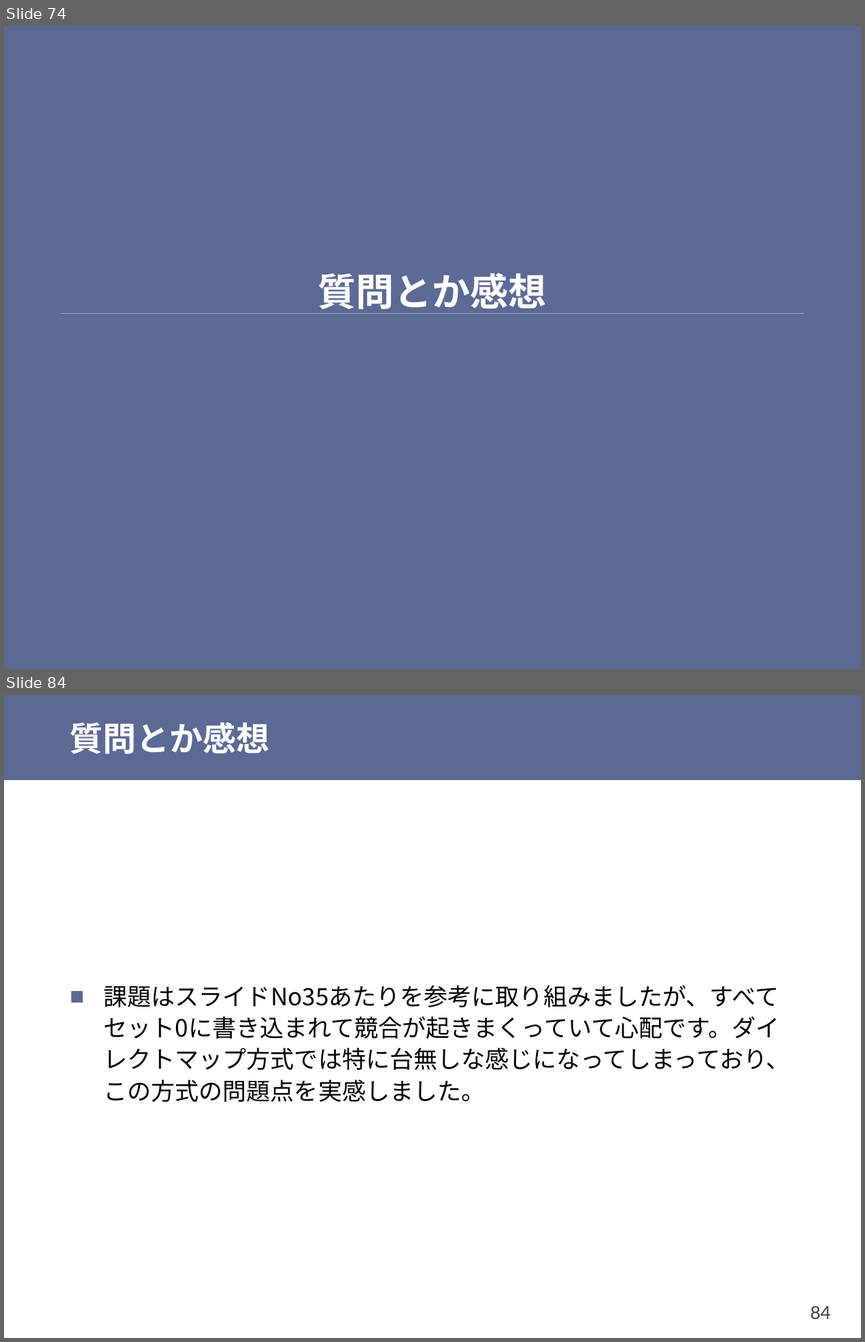
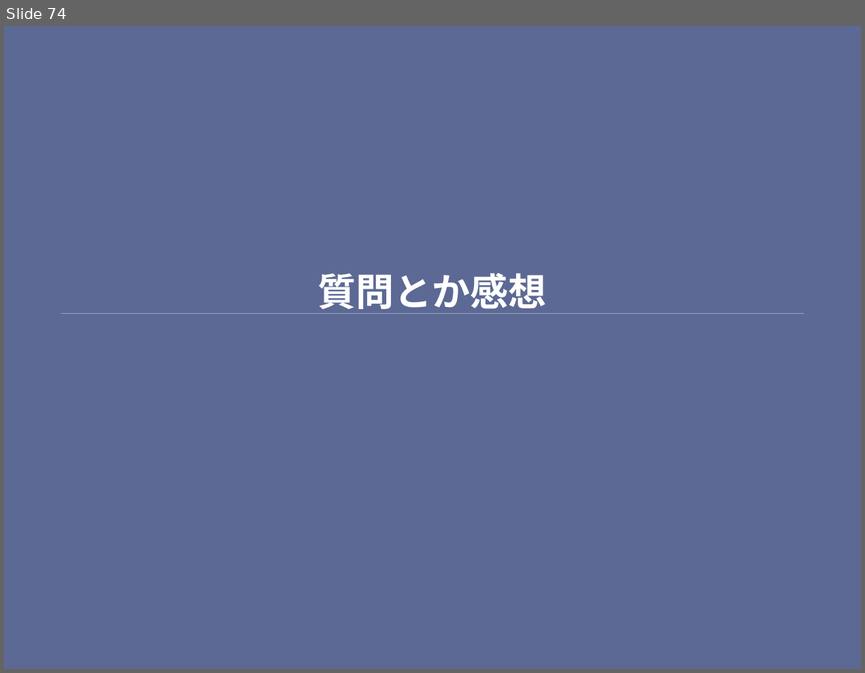
Before and after one commit to shioyadan/otya-computer-architecture-i, a slide deck: cai-shioya-11.pptx. Shown one above the other, each under a label of ours: slides 74 and 84 before the commit, slide 74 after it; the slides between them are not shown. The pictures are 865x1342 and 865x673 pixels, drawn with LibreOffice and Linux fonts; fonts in the diff are those of the drawing. Boxes give left, top, right and bottom in pixels: in the first picture for what was removed or moved away, otherwise in the second. Text is boxed around its words. In the diff, an @@ line names an element or a change of style, - is before the commit and + after.

```diff
--- a/cai-shioya-11.pptx
+++ b/cai-shioya-11.pptx
@@ slide 84 removed at <box>4,695,861,1338</box>, background #FFFFFF @@
@@ rectangle removed at <box>4,695,861,780</box> @@
@@ title removed at <box>70,722,270,754</box> @@
-質問とか感想
@@ text removed at <box>104,985,790,1102</box> @@
-■ 課題はスライドNo35あたりを参考に取り組みましたが、すべてセット0に書き込まれて競合が起きまくっていて心配です。ダイレクトマップ方式では特に台無しな感じになってしまっており、この方式の問題点を実感しました。
@@ page number removed at <box>810,1306,830,1319</box> @@
-84
```
Also in this commit, not shown: 5 slides changed, 12 other slides removed.
